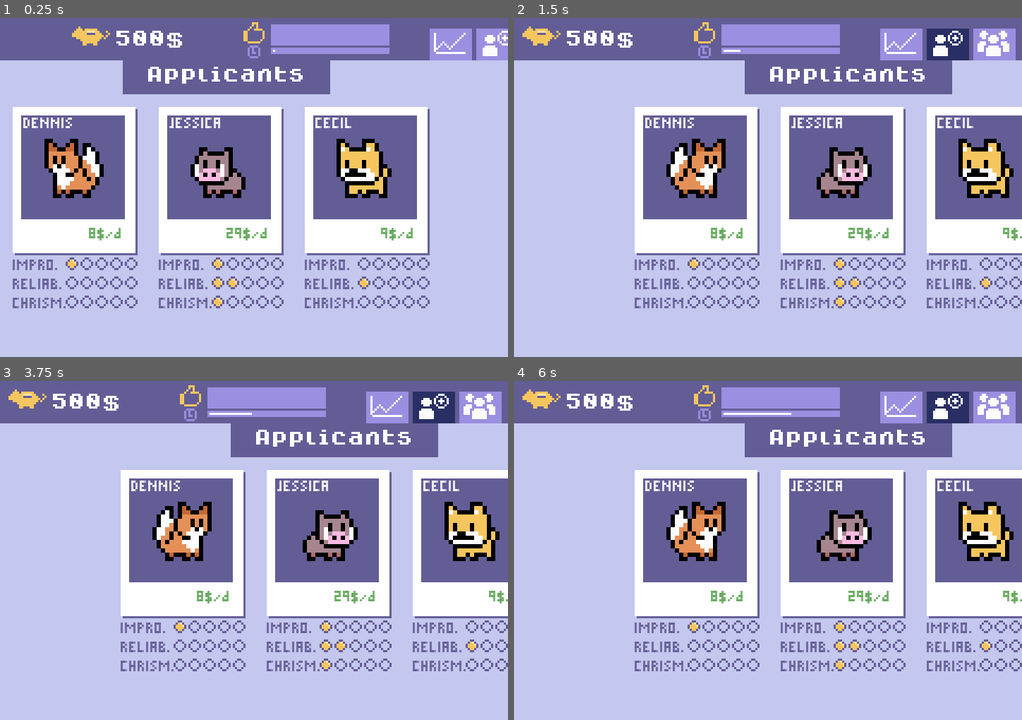
Above: before the commit, frames 1-4 (two rows, left to right).
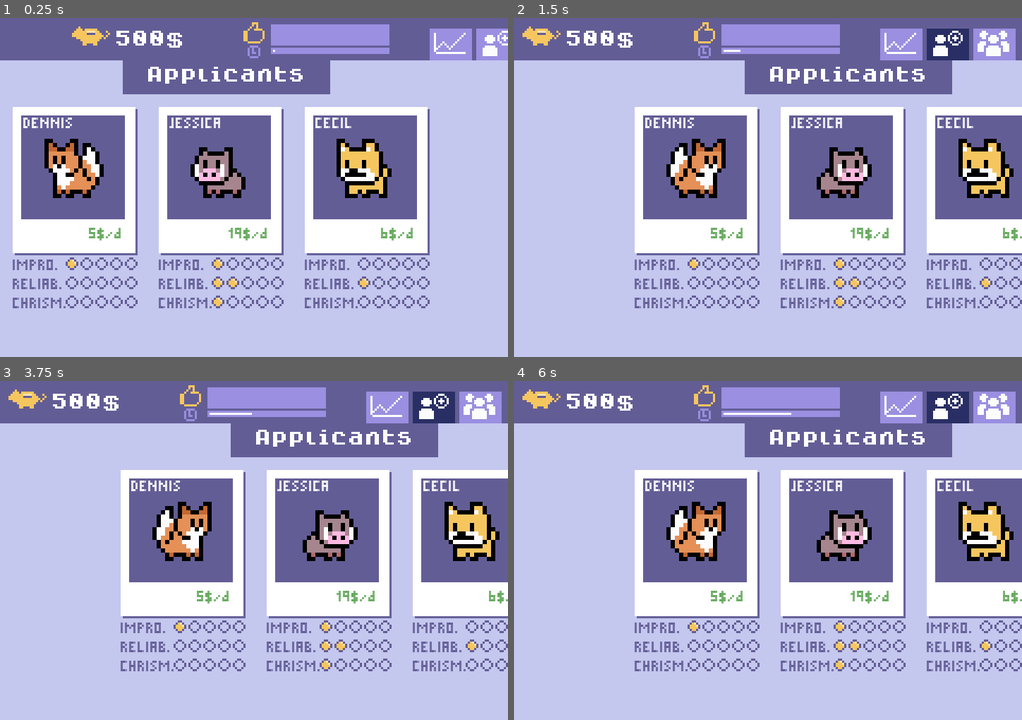
Above: after the commit, the same moments.

Repository: Milchreis/Mascot-Management
Game: Godot game, scene res://scenes/MainScene.tscn
Two runs of this game, one before a commit and one after it. Both use one fixed random seed, a clock stepped at 60 frames per second and the inputs below.
Inputs (mouse positions are in pixels of both pictures, inside the frame that each line leads up to):
- Up to frame 1 (0.25 s): no input
- Up to frame 2 (1.5 s): click (900, 45) at 0.5 s; click (945, 45) at 1.25 s
- Up to frame 3 (3.75 s): click (482, 408) at 2 s; click (386, 408) at 2.75 s; click (431, 408) at 3.5 s
- Up to frame 4 (6 s): click (996, 408) at 4.25 s; click (900, 408) at 5 s; click (945, 408) at 5.75 s

The runs differ from the first frame. In frame 1, less than 0.1% of the frame differs, in the area x 17-77%, y 61-65%; in frame 2, less than 0.1%; in frame 3, less than 0.1%; in frame 4, less than 0.1%.

Commit message:
bugfix and polishing

Diff:
--- a/scenes/Desk.tscn
+++ b/scenes/Desk.tscn
@@ -7,6 +7,62 @@
 [ext_resource path="res://gfx/client-satisfaction.png" type="Texture" id=5]
 [ext_resource path="res://gfx/clock.png" type="Texture" id=6]
 [ext_resource path="res://sfx/positiveBalance.wav" type="AudioStream" id=7]
+
+[sub_resource type="Animation" id=1]
+resource_name = "BalanceUpdate"
+length = 0.4
+tracks/0/type = "value"
+tracks/0/path = NodePath("Balance/Sprite:offset")
+tracks/0/interp = 1
+tracks/0/loop_wrap = true
+tracks/0/imported = false
+tracks/0/enabled = true
+tracks/0/keys = {
+"times": PoolRealArray( 0, 0.1, 0.4 ),
+"transitions": PoolRealArray( 1, 0.176777, 1 ),
+"update": 0,
+"values": [ Vector2( 0, 0 ), Vector2( 0, 1 ), Vector2( 0, 0 ) ]
+}
+tracks/1/type = "value"
+tracks/1/path = NodePath("Balance/Sprite:scale")
+tracks/1/interp = 1
+tracks/1/loop_wrap = true
+tracks/1/imported = false
+tracks/1/enabled = true
+tracks/1/keys = {
+"times": PoolRealArray( 0, 0.1, 0.4 ),
+"transitions": PoolRealArray( 1, 0.176777, 1 ),
+"update": 0,
+"values": [ Vector2( 1, 1 ), Vector2( 1.5, 1 ), Vector2( 1, 1 ) ]
+}
+
+[sub_resource type="Animation" id=2]
+resource_name = "SatisfactionUpdate"
+length = 0.4
+tracks/0/type = "value"
+tracks/0/path = NodePath("ClientSatisfaction/Background/Sprite:offset")
+tracks/0/interp = 1
+tracks/0/loop_wrap = true
+tracks/0/imported = false
+tracks/0/enabled = true
+tracks/0/keys = {
+"times": PoolRealArray( 0, 0.1, 0.4 ),
+"transitions": PoolRealArray( 1, 0.170755, 1 ),
+"update": 0,
+"values": [ Vector2( 0, 0 ), Vector2( 0, -1 ), Vector2( 0, 0 ) ]
+}
+tracks/1/type = "value"
+tracks/1/path = NodePath("ClientSatisfaction/Background/Sprite:scale")
+tracks/1/interp = 1
+tracks/1/loop_wrap = true
+tracks/1/imported = false
+tracks/1/enabled = true
+tracks/1/keys = {
+"times": PoolRealArray( 0, 0.1, 0.4 ),
+"transitions": PoolRealArray( 1, 0.170755, 1 ),
+"update": 0,
+"values": [ Vector2( 1, 1 ), Vector2( 1.5, 1 ), Vector2( 1, 1 ) ]
+}
 
 [node name="Desk" type="Control"]
 margin_right = 240.0
@@ -119,3 +175,9 @@
 [node name="PositiveBalancePlayer" type="AudioStreamPlayer" parent="Appbar/Balance"]
 stream = ExtResource( 7 )
 volume_db = -40.0
+
+[node name="BalanceAnimationPlayer" type="AnimationPlayer" parent="Appbar"]
+anims/BalanceUpdate = SubResource( 1 )
+
+[node name="SatisfactionAnimationPlayer" type="AnimationPlayer" parent="Appbar"]
+anims/SatisfactionUpdate = SubResource( 2 )
--- a/scripts/Desk.gd
+++ b/scripts/Desk.gd
@@ -2,39 +2,47 @@
 
 var model:GameModel
 var lastBalance := 500
+var lastSatisfaction := 0.0
 
 func _process(_delta):
 	updateSatisfactionView()
 	updateBalanceView()
 
 func onDayPassed():
-	var diff = model.balance - lastBalance
-	if diff == 0: return
+	var satisDiff = model.getClientSatisfaction() - lastSatisfaction
+	if satisDiff != 0:
+		$Appbar/SatisfactionAnimationPlayer.play("SatisfactionUpdate")
 
-	var label = $Appbar/Balance/ChangeAmount
-	label.text = str(diff) + "$"
-	label.rect_position = $Appbar/Balance/Amount.rect_position
-	label.visible = true
+	var balanceDiff = model.balance - lastBalance
+	if balanceDiff != 0:
+		$Appbar/BalanceAnimationPlayer.play("BalanceUpdate")
 
-	var tween := create_tween() \
-		.set_trans(Tween.TRANS_CUBIC) \
-		.set_ease(Tween.EASE_OUT) \
-		.set_parallel()
+		var label = $Appbar/Balance/ChangeAmount
+		label.text = str(balanceDiff) + "$"
+		label.rect_position = $Appbar/Balance/Amount.rect_position
+		label.visible = true
 
-	var targetPosition
+		var tween := create_tween() \
+			.set_trans(Tween.TRANS_CUBIC) \
+			.set_ease(Tween.EASE_OUT) \
+			.set_parallel()
 
-	if sign(diff) == -1:
-		label.add_color_override("font_color", Color("cf5d8b"))
-		targetPosition = Vector2(label.rect_position.x, 40)
-	elif sign(diff) == 1:
-		label.add_color_override("font_color", Color("b0d07e"))
-		targetPosition = Vector2(label.rect_position.x, -20)
-		$Appbar/Balance/PositiveBalancePlayer.play()
+		var targetPosition
 
-	tween.tween_property(label, "visible", false, 1.5)
-	tween.tween_property(label, "rect_position", targetPosition, 1.5)
+		if sign(balanceDiff) == -1:
+			label.add_color_override("font_color", Color("cf5d8b"))
+			targetPosition = Vector2(label.rect_position.x, 40)
+
+		elif sign(balanceDiff) == 1:
+			label.add_color_override("font_color", Color("b0d07e"))
+			targetPosition = Vector2(label.rect_position.x, -20)
+			$Appbar/Balance/PositiveBalancePlayer.play()
+
+		tween.tween_property(label, "visible", false, 1.5)
+		tween.tween_property(label, "rect_position", targetPosition, 1.5)
 
 	lastBalance = model.balance
+	lastSatisfaction = model.getClientSatisfaction()
 
 func updateSatisfactionView() -> void:
 	$Appbar/ClientSatisfaction/Background/Progess.value = model.getClientSatisfaction()
--- a/scripts/Event.gd
+++ b/scripts/Event.gd
@@ -16,6 +16,9 @@
 	duration = int(parts[3])
 	costs = int(parts[4])
 
+func isSabat() -> bool:
+	return id == -1
+
 func _to_string():
 	return (
 	"id="+str(id) +
--- a/scripts/GameModel.gd
+++ b/scripts/GameModel.gd
@@ -32,6 +32,8 @@
 	employees = []
 	openEvents = []
 	createRandomEvents(5)
+	increaseApplicantsPool(3)
+	dayTimer.start()
 
 func increaseApplicantsPool(size=3) -> void:
 	for _i in range(0, size):
@@ -46,26 +48,27 @@
 	print("Days over ", passedDays)
 	updateEmployees()
 
-	if RandomUtil.withChanceOf(0.1) and applicants.size() < 20:
+	if RandomUtil.withChanceOf(0.25) and applicants.size() < 20:
 		increaseApplicantsPool(2)
 
-	if RandomUtil.withChanceOf(0.5) and openEvents.size() < 3:
-		createRandomEvents(3)
+	if RandomUtil.withChanceOf(0.5) and openEvents.size() <= 3:
+		createRandomEvents(5)
 
 func getDayProgress() -> float:
 	return 1 - (dayTimer.time_left / dayTimer.wait_time)
 
 func getClientSatisfaction() -> float:
-	var count:int = 0
 	var sum:float = 0
+	var jobsSum:float = 0.0
+
+	for employee in employees: jobsSum += employee.jobs
 
 	for employee in employees:
 		if employee.jobs > 0:
-			count += 1
-			sum += employee.client_satisfaction
+			var weight:float = employee.jobs / jobsSum
+			sum += employee.client_satisfaction * weight
 
-	if count == 0: return 0.0
-	else: return sum / count
+	return sum
 
 func updateEmployees() -> void:
 	for employee in employees:
@@ -74,12 +77,12 @@
 		if employee.isInEvent():
 			balance += employee.currentEvent.costs
 		else:
-			if RandomUtil.withChanceOf(employee.leaveProbability):
+			if employee.leaveCooldownInDays == 0 and RandomUtil.withChanceOf(employee.leaveProbability):
 				employees.erase(employee)
 				emit_signal("employee_gone", employee)
 
 			if RandomUtil.withChanceOf(employee.sabaticalProbability):
-				employee.currentEvent = Event.new(-1, ["Sabat", "need some space", "", 10, employee.salaryPerDay])
+				employee.currentEvent = Event.new(-1, ["Sabat", employee.nickname + " is on a journey to himself to recharge his batteries.", "", 10, employee.salaryPerDay])
 				emit_signal("employee_sabat", employee)
 
 		balance -= employee.salaryPerDay
--- a/scripts/MainScene.gd
+++ b/scripts/MainScene.gd
@@ -33,7 +33,6 @@
 	SlideUtil.slideOutToBottom(self, $Gameover, 0.5)
 	model._reset()
 	$Areas/JobApplication.reset()
-	$Areas/JobApplication.createPool(3)
 
 	onOpenJobApplication()
 
@@ -41,6 +40,7 @@
 	$DayoverPlayer.play()
 	model.onDayIsOver()
 	$Desk.onDayPassed()
+	$Areas/MascotDetails.reloadEvents()
 	$Areas/MascotDetails.updateUI()
 
 	if model.balance < 0:
@@ -55,9 +55,11 @@
 func onEmployeeIsGone(mascot:Mascot):
 	$Alert.showMessage(mascot.nickname + " has left the company.")
 	$Areas/Inventory.updateUI()
+	$Areas/MascotDetails.updateUI()
 
 func onEmployeeIsInSabat(mascot:Mascot):
 	$Alert.showMessage(mascot.nickname + " is without salary in sabat for " + str(mascot.currentEvent.duration) + " days.")
+	$Areas/MascotDetails.updateUI()
 
 func onOpenStatistics():
 	SlideUtil.slideToX(self, $Areas, 240)
--- a/scripts/Mascot.gd
+++ b/scripts/Mascot.gd
@@ -13,7 +13,7 @@
 export var charisma:float = rand_range(0.0, 3.0)
 
 export var leaveProbability:float = rand_range(0.05, 0.1)
-export var sabaticalProbability:float = rand_range(0.0, 0.1)
+export var sabaticalProbability:float = rand_range(0.0, 0.06)
 
 export var salaryPerDay:int = _calcSalary()
 export var spriteImage:String = RandomUtil.getRandom(sprites)
@@ -33,6 +33,8 @@
 var is_ill := false
 var ill_days_remaining := 3
 
+var leaveCooldownInDays := 6
+
 func isOuccupied() -> bool:
 	return isInEvent() or in_training or is_ill
 
@@ -43,7 +45,7 @@
 
 func _calcSalary() -> int:
 	var skill = (improvisation + reliable + charisma) / 3
-	var baseSalary = 15.0
+	var baseSalary = 10.0
 	return int(baseSalary*skill)
 
 func isInEvent() -> bool:
@@ -55,6 +57,7 @@
 	else: eventWaitlist.append(event)
 
 func updateAfterDayPassed() -> void:
+	leaveCooldownInDays = max(leaveCooldownInDays - 1, 0)
 	_updateIllness()
 
 	if in_training: _updateTraining()
@@ -68,13 +71,16 @@
 		ill_days_remaining -= 1
 		is_ill = ill_days_remaining >= 0
 
-	elif RandomUtil.withChanceOf(_calcIllnessRisk()):
+	elif !in_training and !inSabat() and RandomUtil.withChanceOf(_calcIllnessRisk()):
 		is_ill = true
 		ill_days_remaining = 3
 		if isInEvent():
 			print(nickname, " gets ill and is away for ", ill_days_remaining, " days")
 			currentEvent = null
 			client_satisfaction = max(0.0, client_satisfaction - 0.01)
+
+func inSabat() -> bool:
+	return currentEvent != null and currentEvent.isSabat()
 
 func _updateWork() -> void:
 	if daysAtCurrentEvent == currentEvent.duration:
@@ -113,8 +119,9 @@
 		in_training_days = 0
 		training_duration += 1
 		training_price *= 1.25
+		leaveCooldownInDays = 6
 
-		leaveProbability = min(leaveProbability - 0.01, 0)
+		leaveProbability = min(leaveProbability - 0.02, 0)
 		reliable = min(reliable + rand_range(0.5, 1.0), 5)
 		improvisation = min(improvisation + rand_range(0.5, 1.0), 5)
 		charisma = min(charisma + rand_range(0.5, 1.0), 5)
@@ -127,7 +134,7 @@
 
 func _calcIncrease(property) -> float:
 	var normalizedProperty = property/5.0
-	return rand_range(0.01, 0.05) * (1+normalizedProperty)
+	return rand_range(0.04, 0.06) * (1+normalizedProperty)
 
 func getRemainingDays():
 	if in_training:
@@ -145,8 +152,16 @@
 		"nickname="+nickname +
 		", improvisation="+str(improvisation) +
 		", raliable="+str(reliable) +
-		", charisma="+str(charisma)+
-		", salaryPerDay="+str(salaryPerDay))
+		", charisma="+str(charisma) +
+		", salaryPerDay="+str(salaryPerDay) +
+		", leaveProbability="+str(leaveProbability) +
+		", sabaticalProbability="+str(sabaticalProbability) +
+		", client_satisfaction="+str(client_satisfaction) +
+		", in_training="+str(in_training) +
+		", in_training_days="+str(in_training_days) +
+		", training_duration="+str(training_duration) +
+		", is_ill="+str(is_ill) +
+		", ill_days_remaining="+str(ill_days_remaining))
 
 func _getAllSprites() -> Array:
 	var sprites = []
--- a/scripts/MascotDetails.gd
+++ b/scripts/MascotDetails.gd
@@ -56,6 +56,8 @@
 	for node in $Events/Wrapper.get_children():
 		$Events/Wrapper.remove_child(node)
 
+	if !employee: return
+
 	if !employee.is_ill:
 		if employee.isInEvent():
 			var eventScene = addEventScene(employee.currentEvent)
--- a/scripts/Polaroid.gd
+++ b/scripts/Polaroid.gd
@@ -60,8 +60,9 @@
 
 func _input(event):
 	if event is InputEventMouseButton and isMouseOver(event.position):
-		if event.button_index == BUTTON_LEFT and clickable:
+		if event.button_index == BUTTON_LEFT and clickable and event.is_pressed():
 			print(mascot.nickname)
+			clickable = false
 			emit_signal("select", mascot)
 
 func isMouseOver(_position):
Not shown: 1 places in scenes/Desk.tscn that only renumber resources
